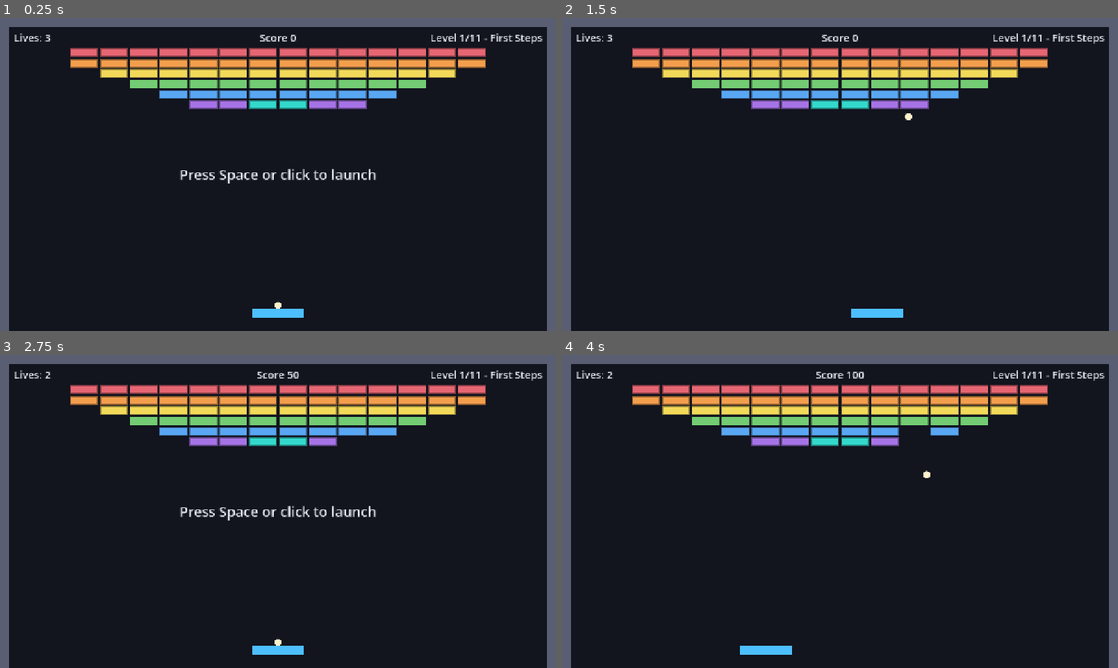
Above: before the commit, frames 1-4 (two rows, left to right).
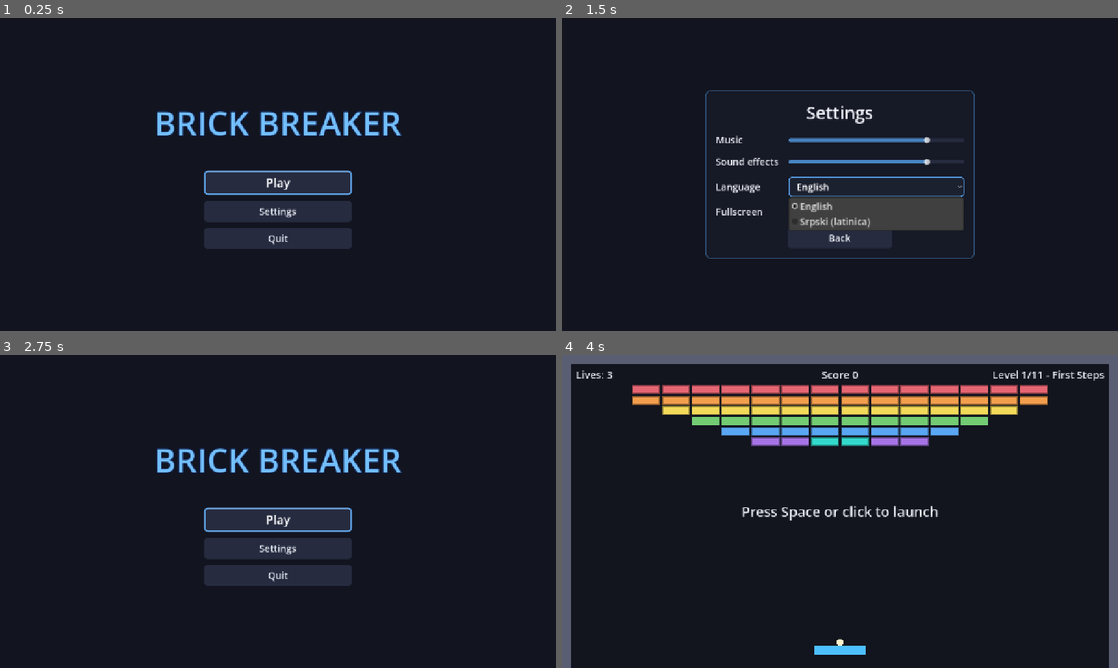
Above: after the commit, the same moments.

Repository: pero-grubac/brick-breaker
Game: Godot game, scene res://scenes/menu/main_menu.tscn
The game is run twice, just before and just after one commit, with the same random seed, the same clock (stepped at 60 frames per second) and the same inputs. Before the commit the project starts from res://scenes/game/game.tscn.
Inputs (mouse positions are in pixels of both pictures, inside the frame that each line leads up to):
- Up to frame 1 (0.25 s): no input
- Up to frame 2 (1.5 s): click (840, 212) at 0.5 s, where only the run after the commit has a clickable "Settings"; click (878, 187) at 1.25 s, where only the run after the commit has a clickable "English"
- Up to frame 3 (2.75 s): click (278, 574) at 2 s, where only the run after the commit has a clickable "Back"
- Up to frame 4 (4 s): click (840, 520) at 2.75 s, where only the run after the commit has a clickable "Play"; click (767, 514) at 3.5 s, where only the run after the commit has a clickable "1"

The runs differ from the first frame. In frame 1, 24% of the frame differs, in the area x 0-100%, y 0-100%; in frame 2, 23%; in frame 3, 23%; in frame 4, 1.5%.

Commit message:
feat: main menu, settings and level set selection
Add the GameSession autoload for scene changes and the chosen set; the
main menu is now the main scene.

Diff:
--- /dev/null
+++ b/autoload/game_session.gd
@@ -0,0 +1,40 @@
+extends Node
+
+## What the player chose in the menus (which set, which start level) and the scene changes
+## between menus and the game. Registered as the `GameSession` autoload; it lives across scene
+## changes, so the game scene can read the choice made in the menu.
+
+const MAIN_MENU_SCENE: String = "res://scenes/menu/main_menu.tscn"
+const SET_SELECT_SCENE: String = "res://scenes/menu/set_select.tscn"
+const SETTINGS_SCENE: String = "res://scenes/menu/settings_menu.tscn"
+const GAME_SCENE: String = "res://scenes/game/game.tscn"
+
+## Set and start level for the next game. Null = the game scene was started directly (F6 in
+## the editor), so it uses its own exported values.
+var level_set: LevelSetData = null
+var start_level: int = 0
+
+
+func play(chosen_set: LevelSetData, chosen_start: int) -> void:
+	level_set = chosen_set
+	start_level = chosen_start
+	_change_scene(GAME_SCENE)
+
+
+func go_to_main_menu() -> void:
+	_change_scene(MAIN_MENU_SCENE)
+
+
+func go_to_set_select() -> void:
+	_change_scene(SET_SELECT_SCENE)
+
+
+func go_to_settings() -> void:
+	_change_scene(SETTINGS_SCENE)
+
+
+func _change_scene(path: String) -> void:
+	get_tree().paused = false
+	var err := get_tree().change_scene_to_file(path)
+	if err != OK:
+		push_error("Cannot open scene %s: %s" % [path, error_string(err)])
--- a/project.godot
+++ b/project.godot
@@ -11,7 +11,7 @@
 [application]
 
 config/name="brick-breaker"
-run/main_scene="res://scenes/game/game.tscn"
+run/main_scene="res://scenes/menu/main_menu.tscn"
 config/features=PackedStringArray("4.7", "GL Compatibility")
 config/icon="res://icon.svg"
 
@@ -20,6 +20,7 @@
 EventBus="*res://autoload/event_bus.gd"
 LevelLoader="*res://autoload/level_loader.gd"
 SaveManager="*res://autoload/save_manager.gd"
+GameSession="*res://autoload/game_session.gd"
 
 [display]
 
--- a/scenes/game/game.gd
+++ b/scenes/game/game.gd
@@ -86,11 +86,17 @@
 	EventBus.score_changed.emit(_score.score)
 	EventBus.combo_changed.emit(_score.combo)
 
-	var set_result := LevelLoader.load_set(level_set_dir)
-	if not set_result.is_ok():
-		_show_load_error(set_result.errors)
-		return
-	_level_set = set_result.level_set
+	if GameSession.level_set != null:
+		# Started from the menu.
+		_level_set = GameSession.level_set
+		start_level = GameSession.start_level
+	else:
+		# Started directly (F6 on this scene): use the exported set and level.
+		var set_result := LevelLoader.load_set(level_set_dir)
+		if not set_result.is_ok():
+			_show_load_error(set_result.errors)
+			return
+		_level_set = set_result.level_set
 	_start_level(clampi(start_level, 0, _level_set.level_count() - 1))
 
 
--- /dev/null
+++ b/scenes/menu/main_menu.gd
@@ -0,0 +1,18 @@
+extends Control
+
+## Main menu: Play, Settings, Quit (and the level editor once it exists).
+
+@onready var _play_button: Button = %PlayButton
+@onready var _editor_button: Button = %EditorButton
+@onready var _settings_button: Button = %SettingsButton
+@onready var _quit_button: Button = %QuitButton
+
+
+func _ready() -> void:
+	_play_button.pressed.connect(GameSession.go_to_set_select)
+	_settings_button.pressed.connect(GameSession.go_to_settings)
+	_quit_button.pressed.connect(get_tree().quit)
+	# The level editor arrives in stage C; a browser tab cannot be quit.
+	_editor_button.visible = false
+	_quit_button.visible = not OS.has_feature("web")
+	_play_button.grab_focus()
--- /dev/null
+++ b/scenes/menu/main_menu.tscn
@@ -0,0 +1,66 @@
+[gd_scene format=3]
+
+[ext_resource type="Script" path="res://scenes/menu/main_menu.gd" id="1_main"]
+
+[node name="MainMenu" type="Control"]
+layout_mode = 3
+anchors_preset = 15
+anchor_right = 1.0
+anchor_bottom = 1.0
+grow_horizontal = 2
+grow_vertical = 2
+script = ExtResource("1_main")
+
+[node name="Center" type="CenterContainer" parent="."]
+layout_mode = 1
+anchors_preset = 15
+anchor_right = 1.0
+anchor_bottom = 1.0
+grow_horizontal = 2
+grow_vertical = 2
+
+[node name="VBox" type="VBoxContainer" parent="Center"]
+layout_mode = 2
+theme_override_constants/separation = 14
+
+[node name="Title" type="Label" parent="Center/VBox"]
+layout_mode = 2
+theme_override_colors/font_color = Color(0.45, 0.75, 1, 1)
+theme_override_colors/font_outline_color = Color(0.05, 0.1, 0.25, 1)
+theme_override_constants/outline_size = 10
+theme_override_font_sizes/font_size = 76
+text = "GAME_TITLE"
+horizontal_alignment = 1
+
+[node name="Spacer" type="Control" parent="Center/VBox"]
+custom_minimum_size = Vector2(0, 30)
+layout_mode = 2
+
+[node name="PlayButton" type="Button" parent="Center/VBox"]
+unique_name_in_owner = true
+custom_minimum_size = Vector2(340, 56)
+layout_mode = 2
+size_flags_horizontal = 4
+theme_override_font_sizes/font_size = 28
+text = "MENU_PLAY"
+
+[node name="EditorButton" type="Button" parent="Center/VBox"]
+unique_name_in_owner = true
+custom_minimum_size = Vector2(340, 48)
+layout_mode = 2
+size_flags_horizontal = 4
+text = "MENU_EDITOR"
+
+[node name="SettingsButton" type="Button" parent="Center/VBox"]
+unique_name_in_owner = true
+custom_minimum_size = Vector2(340, 48)
+layout_mode = 2
+size_flags_horizontal = 4
+text = "MENU_SETTINGS"
+
+[node name="QuitButton" type="Button" parent="Center/VBox"]
+unique_name_in_owner = true
+custom_minimum_size = Vector2(340, 48)
+layout_mode = 2
+size_flags_horizontal = 4
+text = "MENU_QUIT"
--- /dev/null
+++ b/scenes/menu/set_select.gd
@@ -0,0 +1,98 @@
+extends Control
+
+## Choose a level set (built-in first, then the player's own) and the level to start from.
+## A level is a valid start if it is level 1 or the player has cleared it (SaveData rule).
+
+const LEVEL_BUTTON_SIZE: Vector2 = Vector2(68, 52)
+const SECTION_COLOR: Color = Color(0.6, 0.63, 0.7)
+
+var _sets: Array[LevelSetData] = []
+var _builtin_count: int = 0
+var _selected: LevelSetData = null
+
+@onready var _set_list: VBoxContainer = %SetList
+@onready var _set_name: Label = %SetName
+@onready var _set_info: Label = %SetInfo
+@onready var _description: Label = %Description
+@onready var _level_grid: GridContainer = %LevelGrid
+@onready var _back_button: Button = %BackButton
+
+
+func _ready() -> void:
+	_back_button.pressed.connect(GameSession.go_to_main_menu)
+	var builtin := LevelLoader.find_sets(LevelLoader.BUILTIN_SETS_DIR)
+	_builtin_count = builtin.size()
+	_sets = builtin
+	_sets.append_array(LevelLoader.find_sets(LevelLoader.USER_SETS_DIR))
+	_build_set_list()
+	if not _sets.is_empty():
+		_select_set(_sets[0])
+
+
+func _unhandled_input(event: InputEvent) -> void:
+	if event.is_action_pressed("ui_cancel"):
+		GameSession.go_to_main_menu()
+
+
+func _build_set_list() -> void:
+	var first_button: Button = null
+	for i in _sets.size():
+		if i == 0:
+			_add_section("SETS_BUILTIN")
+		elif i == _builtin_count:
+			_add_section("SETS_CUSTOM")
+		var level_set := _sets[i]
+		var button := Button.new()
+		button.text = level_set.name
+		button.alignment = HORIZONTAL_ALIGNMENT_LEFT
+		button.auto_translate_mode = Node.AUTO_TRANSLATE_MODE_DISABLED  # set names are data
+		button.pressed.connect(_select_set.bind(level_set))
+		button.focus_entered.connect(_select_set.bind(level_set))
+		_set_list.add_child(button)
+		if first_button == null:
+			first_button = button
+	if first_button != null:
+		first_button.grab_focus()
+
+
+func _add_section(key: String) -> void:
+	var label := Label.new()
+	label.text = key
+	label.add_theme_color_override("font_color", SECTION_COLOR)
+	label.add_theme_font_size_override("font_size", 18)
+	_set_list.add_child(label)
+
+
+func _select_set(level_set: LevelSetData) -> void:
+	if _selected == level_set:
+		return
+	_selected = level_set
+	_set_name.text = level_set.name
+	var info := tr("SETS_LEVEL_COUNT") % level_set.level_count()
+	if not level_set.author.is_empty():
+		info += "   " + tr("SETS_BY") % level_set.author
+	var best := SaveManager.data.best_score(level_set.id)
+	if best > 0:
+		info += "   " + tr("SETS_BEST") % best
+	_set_info.text = info
+	_description.text = level_set.description
+	_build_level_grid(level_set)
+
+
+func _build_level_grid(level_set: LevelSetData) -> void:
+	for child in _level_grid.get_children():
+		child.queue_free()
+	var starts := SaveManager.data.selectable_starts(level_set.id, level_set.level_count())
+	for i in level_set.level_count():
+		var button := Button.new()
+		button.text = str(i + 1)
+		button.custom_minimum_size = LEVEL_BUTTON_SIZE
+		button.auto_translate_mode = Node.AUTO_TRANSLATE_MODE_DISABLED
+		if i in starts:
+			var result := LevelLoader.load_level(level_set, i)
+			button.tooltip_text = result.level.name if result.is_ok() else ""
+			button.pressed.connect(GameSession.play.bind(level_set, i))
+		else:
+			button.disabled = true
+			button.tooltip_text = tr("LEVEL_LOCKED")
+		_level_grid.add_child(button)
--- /dev/null
+++ b/scenes/menu/set_select.tscn
@@ -0,0 +1,104 @@
+[gd_scene format=3]
+
+[ext_resource type="Script" path="res://scenes/menu/set_select.gd" id="1_sets"]
+
+[node name="SetSelect" type="Control"]
+layout_mode = 3
+anchors_preset = 15
+anchor_right = 1.0
+anchor_bottom = 1.0
+grow_horizontal = 2
+grow_vertical = 2
+script = ExtResource("1_sets")
+
+[node name="Margin" type="MarginContainer" parent="."]
+layout_mode = 1
+anchors_preset = 15
+anchor_right = 1.0
+anchor_bottom = 1.0
+grow_horizontal = 2
+grow_vertical = 2
+theme_override_constants/margin_left = 48
+theme_override_constants/margin_top = 32
+theme_override_constants/margin_right = 48
+theme_override_constants/margin_bottom = 32
+
+[node name="VBox" type="VBoxContainer" parent="Margin"]
+layout_mode = 2
+theme_override_constants/separation = 20
+
+[node name="Title" type="Label" parent="Margin/VBox"]
+layout_mode = 2
+theme_override_font_sizes/font_size = 40
+text = "SETS_TITLE"
+
+[node name="Columns" type="HBoxContainer" parent="Margin/VBox"]
+layout_mode = 2
+size_flags_vertical = 3
+theme_override_constants/separation = 24
+
+[node name="SetsPanel" type="PanelContainer" parent="Margin/VBox/Columns"]
+custom_minimum_size = Vector2(340, 0)
+layout_mode = 2
+
+[node name="Scroll" type="ScrollContainer" parent="Margin/VBox/Columns/SetsPanel"]
+layout_mode = 2
+horizontal_scroll_mode = 0
+
+[node name="SetList" type="VBoxContainer" parent="Margin/VBox/Columns/SetsPanel/Scroll"]
+unique_name_in_owner = true
+layout_mode = 2
+size_flags_horizontal = 3
+
+[node name="DetailPanel" type="PanelContainer" parent="Margin/VBox/Columns"]
+layout_mode = 2
+size_flags_horizontal = 3
+
+[node name="VBox" type="VBoxContainer" parent="Margin/VBox/Columns/DetailPanel"]
+layout_mode = 2
+theme_override_constants/separation = 14
+
+[node name="SetName" type="Label" parent="Margin/VBox/Columns/DetailPanel/VBox"]
+unique_name_in_owner = true
+layout_mode = 2
+auto_translate_mode = 2
+theme_override_font_sizes/font_size = 34
+
+[node name="SetInfo" type="Label" parent="Margin/VBox/Columns/DetailPanel/VBox"]
+unique_name_in_owner = true
+layout_mode = 2
+auto_translate_mode = 2
+theme_override_colors/font_color = Color(0.6, 0.63, 0.7, 1)
+theme_override_font_sizes/font_size = 18
+
+[node name="Description" type="Label" parent="Margin/VBox/Columns/DetailPanel/VBox"]
+unique_name_in_owner = true
+custom_minimum_size = Vector2(0, 48)
+layout_mode = 2
+auto_translate_mode = 2
+theme_override_font_sizes/font_size = 20
+autowrap_mode = 3
+
+[node name="LevelsTitle" type="Label" parent="Margin/VBox/Columns/DetailPanel/VBox"]
+layout_mode = 2
+text = "LEVELS_TITLE"
+
+[node name="LevelGrid" type="GridContainer" parent="Margin/VBox/Columns/DetailPanel/VBox"]
+unique_name_in_owner = true
+layout_mode = 2
+theme_override_constants/h_separation = 10
+theme_override_constants/v_separation = 10
+columns = 10
+
+[node name="Hint" type="Label" parent="Margin/VBox/Columns/DetailPanel/VBox"]
+layout_mode = 2
+theme_override_colors/font_color = Color(0.6, 0.63, 0.7, 1)
+theme_override_font_sizes/font_size = 16
+text = "LEVELS_HINT"
+
+[node name="BackButton" type="Button" parent="Margin/VBox"]
+unique_name_in_owner = true
+custom_minimum_size = Vector2(200, 48)
+layout_mode = 2
+size_flags_horizontal = 0
+text = "MENU_BACK"
--- /dev/null
+++ b/scenes/menu/settings_menu.gd
@@ -0,0 +1,64 @@
+extends Control
+
+## Settings: music and sound effect volume, language and fullscreen. Every change is applied
+## and saved at once through SaveManager.
+
+## Locale codes in the same order as the language list items.
+const LOCALES: PackedStringArray = ["en", "sr_Latn"]
+const LANGUAGE_KEYS: PackedStringArray = ["LANG_EN", "LANG_SR"]
+
+@onready var _music_slider: HSlider = %MusicSlider
+@onready var _sfx_slider: HSlider = %SfxSlider
+@onready var _language: OptionButton = %LanguageOption
+@onready var _fullscreen: CheckButton = %FullscreenCheck
+@onready var _back_button: Button = %BackButton
+
+
+func _ready() -> void:
+	var data := SaveManager.data
+	_music_slider.value = data.music_volume
+	_sfx_slider.value = data.sfx_volume
+	for key in LANGUAGE_KEYS:
+		_language.add_item(key)
+	_language.selected = maxi(LOCALES.find(data.language), 0)
+	_fullscreen.button_pressed = data.fullscreen
+	# Browsers decide fullscreen themselves.
+	_fullscreen.visible = not OS.has_feature("web")
+	%FullscreenLabel.visible = _fullscreen.visible
+
+	_music_slider.value_changed.connect(_on_music_changed)
+	_sfx_slider.value_changed.connect(_on_sfx_changed)
+	_language.item_selected.connect(_on_language_selected)
+	_fullscreen.toggled.connect(_on_fullscreen_toggled)
+	_back_button.pressed.connect(GameSession.go_to_main_menu)
+	_music_slider.grab_focus()
+
+
+func _unhandled_input(event: InputEvent) -> void:
+	if event.is_action_pressed("ui_cancel"):
+		GameSession.go_to_main_menu()
+
+
+func _on_music_changed(value: float) -> void:
+	SaveManager.data.music_volume = value
+	_apply()
+
+
+func _on_sfx_changed(value: float) -> void:
+	SaveManager.data.sfx_volume = value
+	_apply()
+
+
+func _on_language_selected(index: int) -> void:
+	SaveManager.data.language = LOCALES[index]
+	_apply()
+
+
+func _on_fullscreen_toggled(enabled: bool) -> void:
+	SaveManager.data.fullscreen = enabled
+	_apply()
+
+
+func _apply() -> void:
+	SaveManager.apply_settings()
+	SaveManager.save()
--- /dev/null
+++ b/scenes/menu/settings_menu.tscn
@@ -0,0 +1,92 @@
+[gd_scene format=3]
+
+[ext_resource type="Script" path="res://scenes/menu/settings_menu.gd" id="1_settings"]
+
+[node name="SettingsMenu" type="Control"]
+layout_mode = 3
+anchors_preset = 15
+anchor_right = 1.0
+anchor_bottom = 1.0
+grow_horizontal = 2
+grow_vertical = 2
+script = ExtResource("1_settings")
+
+[node name="Center" type="CenterContainer" parent="."]
+layout_mode = 1
+anchors_preset = 15
+anchor_right = 1.0
+anchor_bottom = 1.0
+grow_horizontal = 2
+grow_vertical = 2
+
+[node name="Panel" type="PanelContainer" parent="Center"]
+custom_minimum_size = Vector2(620, 0)
+layout_mode = 2
+
+[node name="VBox" type="VBoxContainer" parent="Center/Panel"]
+layout_mode = 2
+theme_override_constants/separation = 20
+
+[node name="Title" type="Label" parent="Center/Panel/VBox"]
+layout_mode = 2
+theme_override_font_sizes/font_size = 40
+text = "SETTINGS_TITLE"
+horizontal_alignment = 1
+
+[node name="Grid" type="GridContainer" parent="Center/Panel/VBox"]
+layout_mode = 2
+theme_override_constants/h_separation = 24
+theme_override_constants/v_separation = 18
+columns = 2
+
+[node name="MusicLabel" type="Label" parent="Center/Panel/VBox/Grid"]
+layout_mode = 2
+text = "SETTINGS_MUSIC"
+
+[node name="MusicSlider" type="HSlider" parent="Center/Panel/VBox/Grid"]
+unique_name_in_owner = true
+custom_minimum_size = Vector2(300, 32)
+layout_mode = 2
+size_flags_horizontal = 3
+size_flags_vertical = 4
+max_value = 1.0
+step = 0.05
+
+[node name="SfxLabel" type="Label" parent="Center/Panel/VBox/Grid"]
+layout_mode = 2
+text = "SETTINGS_SFX"
+
+[node name="SfxSlider" type="HSlider" parent="Center/Panel/VBox/Grid"]
+unique_name_in_owner = true
+custom_minimum_size = Vector2(300, 32)
+layout_mode = 2
+size_flags_horizontal = 3
+size_flags_vertical = 4
+max_value = 1.0
+step = 0.05
+
+[node name="LanguageLabel" type="Label" parent="Center/Panel/VBox/Grid"]
+layout_mode = 2
+text = "SETTINGS_LANGUAGE"
+
+[node name="LanguageOption" type="OptionButton" parent="Center/Panel/VBox/Grid"]
+unique_name_in_owner = true
+layout_mode = 2
+size_flags_horizontal = 3
+
+[node name="FullscreenLabel" type="Label" parent="Center/Panel/VBox/Grid"]
+unique_name_in_owner = true
+layout_mode = 2
+text = "SETTINGS_FULLSCREEN"
+
+[node name="FullscreenCheck" type="CheckButton" parent="Center/Panel/VBox/Grid"]
+unique_name_in_owner = true
+layout_mode = 2
+size_flags_horizontal = 0
+
+[node name="BackButton" type="Button" parent="Center/Panel/VBox"]
+unique_name_in_owner = true
+custom_minimum_size = Vector2(240, 48)
+layout_mode = 2
+size_flags_horizontal = 4
+text = "MENU_BACK"
Not shown, added: autoload/game_session.gd.uid
Binary file added: docs/images/stage-b-main-menu-sr.png
Binary file added: docs/images/stage-b-set-select.png
Binary file added: docs/images/stage-b-settings-sr.png
Not shown, added: scenes/menu/main_menu.gd.uid
Not shown, added: scenes/menu/set_select.gd.uid
Not shown, added: scenes/menu/settings_menu.gd.uid
